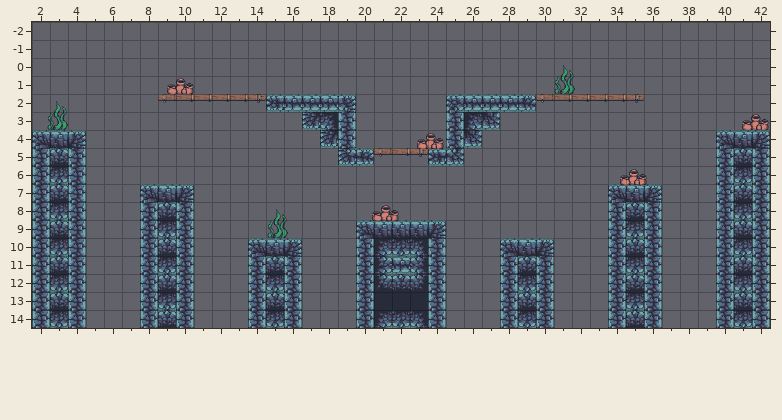
Tiled map (JSON) -- assets/maps/lev05.json. The picture above is the old version.
Cells are 32x32 px. Shown: x 2..42, y -2..14.
The same view after the edit:
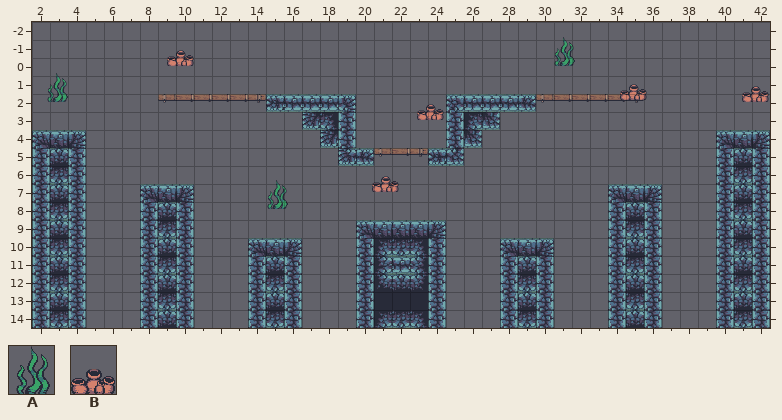
Key: from "decorations1": A 0, B 5 flipped left-right.
Objects are placed by their top-left corner, in cells (3,4 is the top-left corner of cell 3,4); size is 1x1 cell unless given.
The exact change:
Layer "decorations":
changed: B "pot" at 9.5,0.4 size 1.5x1.6 -> B "pot" at 9.5,-1.2 size 1.5x1.6
changed: A "seaweed" at 30.8,0.4 size 1.5x1.6 -> A "seaweed" at 30.8,-1.2 size 1.5x1.6
changed: B "pot" at 34.7,5.5 size 1.5x1.6 -> B "pot" at 34.7,0.7 size 1.5x1.6
changed: B "pot" at 41.5,2.4 size 1.5x1.6 -> B "pot" at 41.5,0.8 size 1.5x1.6
changed: A "seaweed" at 2.6,2.4 size 1.5x1.6 -> A "seaweed" at 2.6,0.8 size 1.5x1.6
changed: B "pot" at 23.4,3.4 size 1.5x1.6 -> B "pot" at 23.4,1.8 size 1.5x1.6
changed: B "pot" at 20.9,7.4 size 1.5x1.6 -> B "pot" at 20.9,5.8 size 1.5x1.6
changed: A "seaweed" at 14.9,8.4 size 1.5x1.6 -> A "seaweed" at 14.9,6.8 size 1.5x1.6
